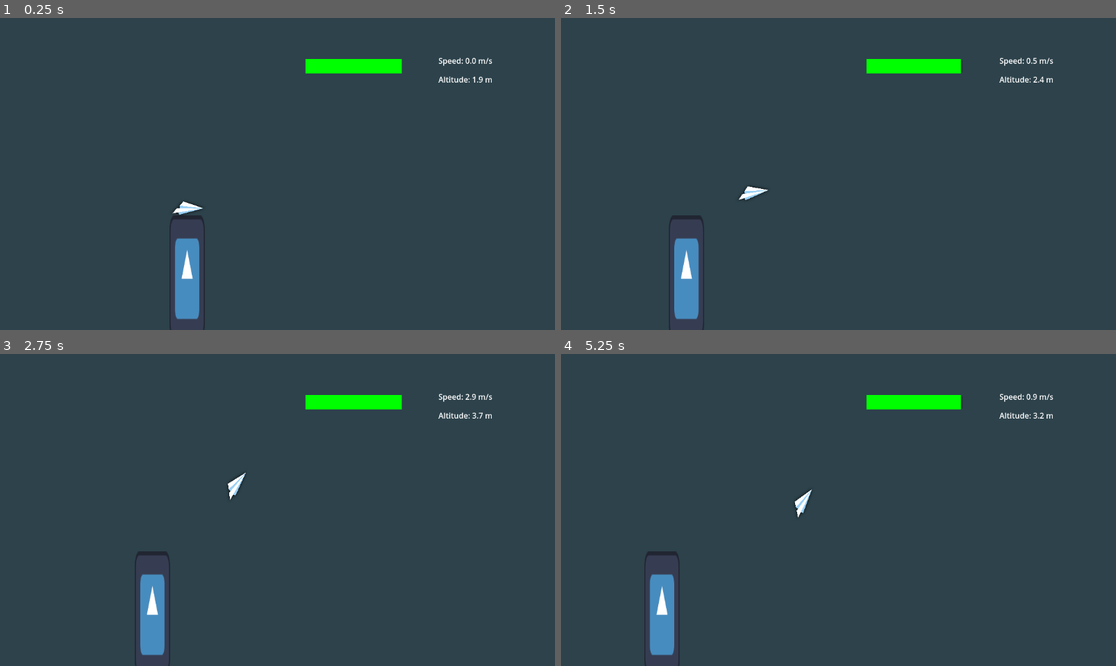
Above: before the commit, frames 1-4 (two rows, left to right).
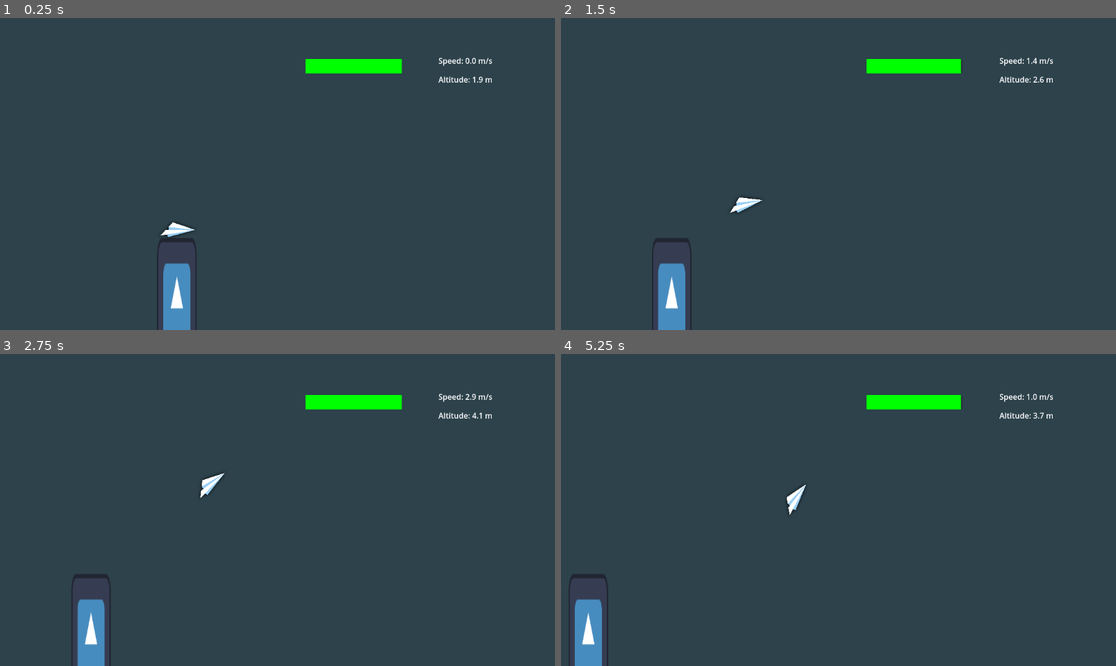
Above: after the commit, the same moments.

Repository: STUDIO-SINOKAYO/planegame
Game: Godot game, scene res://Scenes/level.tscn
The game is run twice, just before and just after one commit, with the same random seed, the same clock (stepped at 60 frames per second) and the same inputs. The engine's default icon, where the game draws it, is replaced by a stand-in: a white triangle on a blue panel in a dark square.
Inputs (mouse positions are in pixels of both pictures, inside the frame that each line leads up to):
- Up to frame 1 (0.25 s): no input
- Up to frame 2 (1.5 s): tap Enter (ui_accept) at 0.5, 0.77 s; move the mouse to (960, 158) at 0.52 s; right-click (960, 158) at 0.6 s; click (960, 158) at 0.67 s; move the mouse to (727, 189) at 1.27 s; right-click (727, 189) at 1.35 s; click (727, 189) at 1.42 s
- Up to frame 3 (2.75 s): tap Enter (ui_accept) at 1.52 s; move the mouse to (333, 441) at 2.02 s; right-click (333, 441) at 2.1 s; click (333, 441) at 2.17 s
- Up to frame 4 (5.25 s): move the mouse to (810, 572) at 2.77 s; right-click (810, 572) at 2.85 s; click (810, 572) at 2.92 s; tap Enter (ui_accept) at 3.02, 3.77, 4.52 s; move the mouse to (1005, 556) at 3.52 s; right-click (1005, 556) at 3.6 s; click (1005, 556) at 3.67 s; move the mouse to (672, 463) at 4.27 s; right-click (672, 463) at 4.35 s; click (672, 463) at 4.42 s; move the mouse to (866, 510) at 5.02 s; right-click (866, 510) at 5.1 s; click (866, 510) at 5.17 s

The runs differ from the first frame. In frame 1, 1.9% of the frame differs, in the area x 28-37%, y 58-100%; in frame 2, 2.1%; in frame 3, 2.8%, in the area x 12-87%, y 18-100%; in frame 4, 2.8%.

Commit message:
fixed camera again

Diff:
--- a/Scenes/level.tscn
+++ b/Scenes/level.tscn
@@ -165,7 +165,7 @@
 
 [node name="Camera2D" type="Camera2D" parent="Plane"]
 position = Vector2(264, -54)
-zoom = Vector2(0.705, 0.705)
+zoom = Vector2(0.785, 0.785)
 limit_top = -150
 limit_bottom = -150
 
Not shown: 2 places in Scenes/level.tscn that only renumber resources
